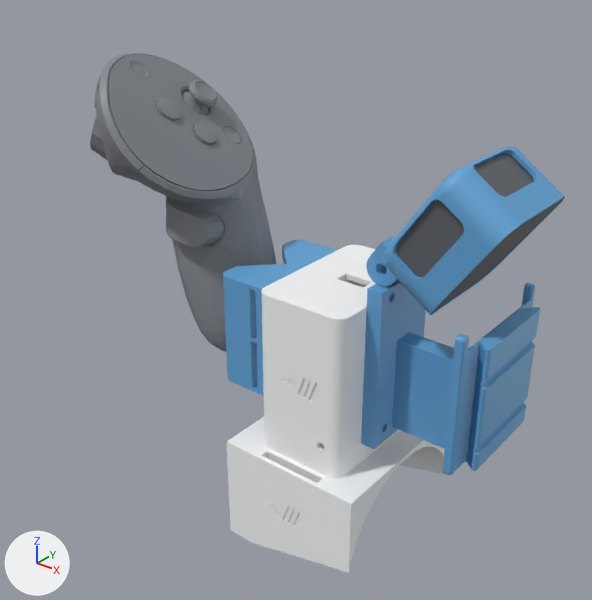
A saved change to the glTF model assembly/d405/hand/assembly/hand.glb.
Rendered twice from a 50 mm lens placed at (0.139, -0.229, 0.149), pointed at (-0.034, -0.012, 0.015). Arrows for +X, +Y and +Z are at lower left; the lights stay in place. The older version comes first. Where no turn or scale is listed for an object, it has been applied to the vertices.

Before the edit, the objects in view are built like this:
```python
ob_d405_envelope = bpy.data.objects.new('d405_envelope', me_d405_envelope)
ob_d405_envelope.location = (0.0, 0.0, 0.0)
ob_d405_frame = bpy.data.objects.new('d405_frame', me_d405_frame)
ob_d405_frame.location = (0.0, 0.0, 0.0)
ob_ebox_wrist_saddle = bpy.data.objects.new('ebox_wrist_saddle', me_ebox_wrist_saddle)
ob_ebox_wrist_saddle.location = (0.0, 0.0, 0.0)
ob_quest_controller_envelope = bpy.data.objects.new('quest_controller_envelope', me_quest_controller_envelope)
ob_quest_controller_envelope.location = (0.0, 0.0, 0.0)
ob_quest_cradle = bpy.data.objects.new('quest_cradle', me_quest_cradle)
ob_quest_cradle.location = (0.0, 0.0, 0.0)
# also in view: 'd405_cup' at (0.024, 0.0, 0.054); 'ebox' at (-0.019, 0.0, -0.008)
```
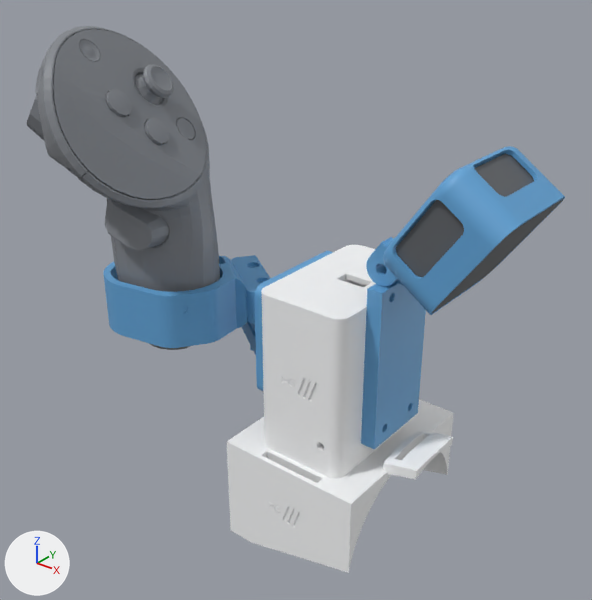
Where the change shows, as pixel boxes (x1, y1, x2, y2) in the pictures (592 x 600 px):
'quest_controller_envelope', reshaped (8% taller)
    before: (90, 53, 276, 352)
    after: (27, 26, 220, 350)
'd405_frame', deleted (blue)
    before: (361, 280, 540, 475)
'ebox_wrist_saddle', reshaped
    before: (227, 417, 448, 573)
    after: (227, 399, 454, 573)
'quest_support_right', added (blue)
    after: (103, 255, 271, 348)
'd405_frame_hand', added (blue)
    after: (361, 280, 426, 449)
'quest_cradle', deleted (blue)
    before: (223, 239, 337, 396)
'quest_arm_right', added
    after: (242, 251, 333, 391)
part 1 of me_ebox_wrist_saddle, reshaped
    before: (349, 440, 448, 568)
    after: (346, 413, 454, 568)

Patch to the scene script:
```diff
--- a/assembly/d405/hand/assembly/hand.glb.py
+++ b/assembly/d405/hand/assembly/hand.glb.py
@@ me_ebox_wrist_saddle @@
 # used by ob_ebox_wrist_saddle; location = (0.0, 0.0, 0.0)
-me_ebox_wrist_saddle.from_pydata(...)  # 1988 vertices, 3996 faces; spans x -0.049..0.011, y -0.037..0.037, z -0.087..-0.04
+me_ebox_wrist_saddle.from_pydata(...)  # 2070 vertices, 4168 faces; spans x -0.049..0.023, y -0.037..0.037, z -0.087..-0.036
+# me_ebox_wrist_saddle part 1: 17 vertices moved from x -0.049..0.011, y -0.0363..0.036, z -0.0764..-0.0597 to x -0.049..0.011, y -0.0362..0.0359, z -0.0765..-0.0598; 43 vertices removed from x -0.049..0.011, y -0.0354..0.0348, z -0.0844..-0.0437; 125 vertices added at x -0.049..0.023, y -0.0355..0.0349, z -0.0849..-0.036
 me_ebox_wrist_saddle.materials.append(mat_defaultmaterial_003)
@@ me_quest_controller_envelope @@
 # used by ob_quest_controller_envelope; location = (0.0, 0.0, 0.0)
-me_quest_controller_envelope.from_pydata(...)  # 4009 vertices, 8362 faces; spans x -0.1308..-0.0558, y -0.0438..0.0239, z -0.024..0.0968
+me_quest_controller_envelope.from_pydata(...)  # 4009 vertices, 8362 faces; spans x -0.1253..-0.0653, y -0.0742..-0.0064, z -0.016..0.1108
+# me_quest_controller_envelope part 2: the whole mesh is multiplied about its middle by the matrix ((0.973, -0.046, 0.226), (0.058, 0.997, -0.046), (-0.224, 0.058, 0.973)), then moved by (-0.0008, -0.0287, 0.0107)
 me_quest_controller_envelope.materials.append(mat_defaultmaterial_005)
@@ me_quest_support_right @@
+me_quest_support_right.from_pydata(...)  # 1651 vertices, 3318 faces; spans x -0.1111..-0.0457, y -0.049..0.0148, z -0.004..0.018
+me_quest_support_right.materials.append(mat_defaultmaterial_005)
@@ me_quest_arm_right @@
+me_quest_arm_right.from_pydata(...)  # 2837 vertices, 5694 faces; spans x -0.0811..-0.038, y -0.024..0.024, z -0.024..0.022
+me_quest_arm_right.materials.append(mat_defaultmaterial_004)
@@ me_d405_frame_hand @@
+me_d405_frame_hand.from_pydata(...)  # 718 vertices, 1452 faces; spans x -0.0036..0.0084, y -0.0155..0.0155, z -0.033..0.0432
+me_d405_frame_hand.materials.append(mat_defaultmaterial)
@@ ob_d405_frame @@
-ob_d405_frame = bpy.data.objects.new('d405_frame', me_d405_frame)
-ob_d405_frame.location = (0.0, 0.0, 0.0)
@@ ob_quest_cradle @@
-ob_quest_cradle = bpy.data.objects.new('quest_cradle', me_quest_cradle)
-ob_quest_cradle.location = (0.0, 0.0, 0.0)
@@ ob_quest_support_right @@
+ob_quest_support_right = bpy.data.objects.new('quest_support_right', me_quest_support_right)
+ob_quest_support_right.location = (0.0, 0.0, 0.0)
@@ ob_quest_arm_right @@
+ob_quest_arm_right = bpy.data.objects.new('quest_arm_right', me_quest_arm_right)
+ob_quest_arm_right.location = (0.0, 0.0, 0.0)
@@ ob_d405_frame_hand @@
+ob_d405_frame_hand = bpy.data.objects.new('d405_frame_hand', me_d405_frame_hand)
+ob_d405_frame_hand.location = (0.0, 0.0, 0.0)
```
